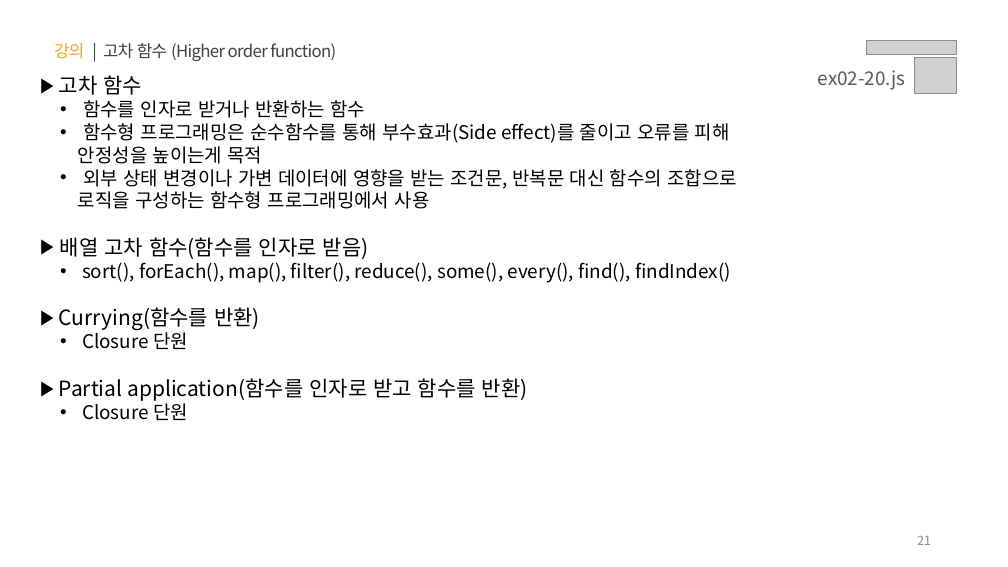
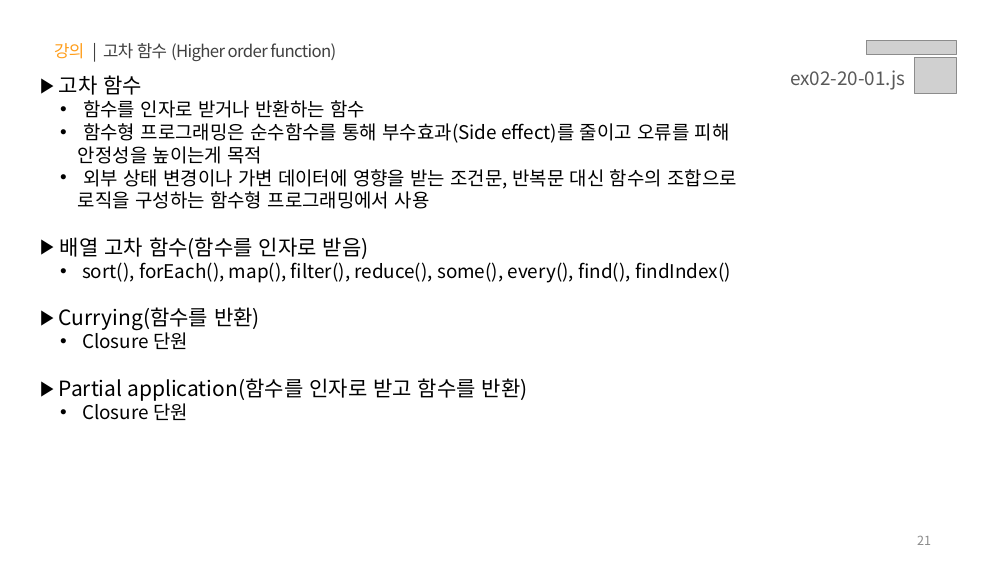
Before and after one commit to s-ja/lion_plus, a slide deck: slide 21 of PPT/02.자바스크립트 - 함수.pptx. Drawn at 1008x567 pixels with LibreOffice and Linux fonts; fonts in the diff are those of the drawing; grey boxes stand for pictures. Boxes give left, top, right and bottom in pixels: in the first picture for what was removed or moved away, otherwise in the second. Text is boxed around its words. In the diff, an @@ line names an element or a change of style, - is before the commit and + after.

```diff
--- a/PPT/02.자바스크립트 - 함수.pptx
+++ b/PPT/02.자바스크립트 - 함수.pptx
@@ text at (x1=790, y1=70, x2=905, y2=90): text changed @@
-ex02-20.js
+ex02-20-01.js
```
